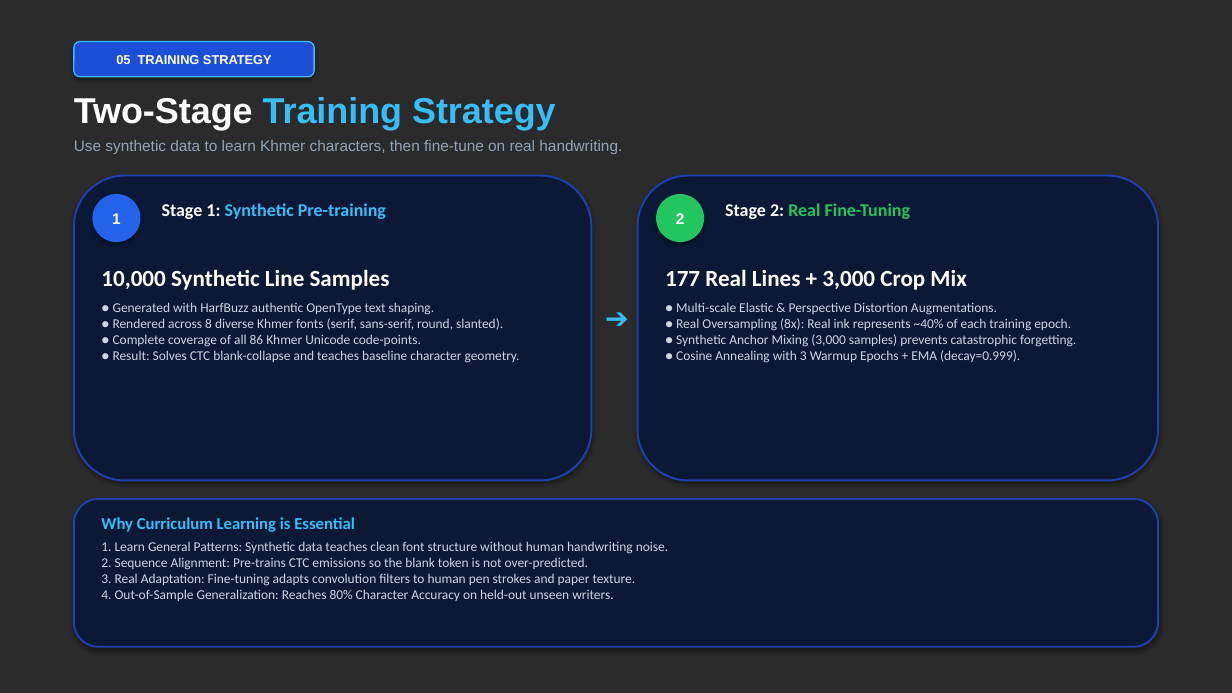
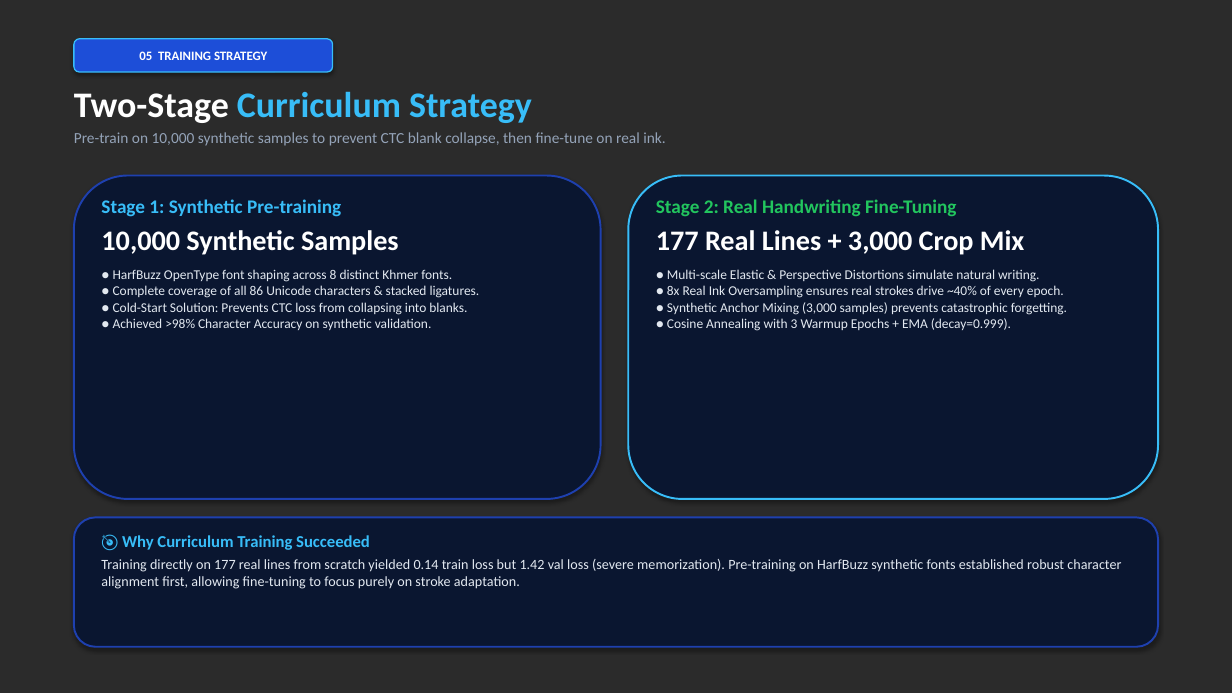
Before and after one commit to Thna17/khmer-handwritten-word-recognition, a slide deck: slide 5 of slides/Khmer_Handwritten_OCR_Presentation.pptx. Drawn at 1232x693 pixels with LibreOffice and Linux fonts; fonts in the diff are those of the drawing; background and template pictures are left out; a plain dark background stands for a picture behind light text. Boxes give left, top, right and bottom in pixels: in the first picture for what was removed or moved away, otherwise in the second. Text is boxed around its words. In the diff, an @@ line names an element or a change of style, - is before the commit and + after.

```diff
--- a/slides/Khmer_Handwritten_OCR_Presentation.pptx
+++ b/slides/Khmer_Handwritten_OCR_Presentation.pptx
@@ rounded rectangle "05 TRAINING STRATEGY": place and size @@
-rounded rectangle "05 TRAINING STRATEGY" at [74, 42, 314, 77]
+rounded rectangle "05 TRAINING STRATEGY" at [74, 39, 333, 72]
@@ rounded rectangle "05 TRAINING STRATEGY" at [74, 39, 333, 72]: font Arial to Calibri @@
@@ text at [74, 91, 665, 146]: text changed; font Arial to Calibri @@
-Two-Stage Training Strategy
-Use synthetic data to learn Khmer characters, then fine-tune on real handwriting.
+Two-Stage Curriculum Strategy
+Pre-train on 10,000 synthetic samples to prevent CTC blank collapse, then fine-tune on real ink.
@@ rounded rectangle: place and size @@
-rounded rectangle at [74, 176, 592, 481]
+rounded rectangle at [74, 176, 601, 499]
@@ rounded rectangle at [74, 176, 601, 499]: fill #0B1936 to #0A1630 @@
@@ rounded rectangle: place and size @@
-rounded rectangle at [638, 176, 1158, 481]
+rounded rectangle at [628, 176, 1158, 499]
@@ rounded rectangle at [628, 176, 1158, 499]: fill #0B1936 to #0A1630; outline #1E40AF 1.5 pt to #38BDF8 1.5 pt @@
@@ ellipse removed at [92, 194, 140, 242] @@
-1
@@ text at [101, 199, 480, 330]: text changed; text colour #CBD5E1 to #E2E8F0 @@
-10,000 Synthetic Line Samples
-● Generated with HarfBuzz authentic OpenType text shaping.
-● Rendered across 8 diverse Khmer fonts (serif, sans-serif, round, slanted).
-● Complete coverage of all 86 Khmer Unicode code-points.
-● Result: Solves CTC blank-collapse and teaches baseline character geometry.
+Stage 1: Synthetic Pre-training
+10,000 Synthetic Samples
+● HarfBuzz OpenType font shaping across 8 distinct Khmer fonts.
+● Complete coverage of all 86 Unicode characters & stacked ligatures.
+● Cold-Start Solution: Prevents CTC loss from collapsing into blanks.
+● Achieved >98% Character Accuracy on synthetic validation.
@@ text removed at [162, 203, 386, 219] @@
-Stage 1: Synthetic Pre-training
@@ text "Stage 2: Real Handwriting Fine-Tuning": place and size @@
-text "Stage 2: Real Handwriting Fine-Tuning" at [665, 269, 1076, 363]
+text "Stage 2: Real Handwriting Fine-Tuning" at [656, 199, 1067, 331]
@@ text at [656, 199, 956, 217]: paragraph added @@
+Stage 2: Real Handwriting Fine-Tuning
@@ ellipse removed at [656, 194, 704, 242] @@
-2
@@ text removed at [725, 203, 911, 219] @@
-Stage 2: Real Fine-Tuning
@@ text at [656, 230, 1024, 255]: size 18 to 22 pt in "177 Real Lines + 3,000 Crop Mix"; more space between paragraphs @@
@@ text at [667, 269, 1067, 331]: text changed; text colour #CBD5E1 to #E2E8F0 @@
-● Multi-scale Elastic & Perspective Distortion Augmentations.
-● Real Oversampling (8x): Real ink represents ~40% of each training epoch.
-● Synthetic Anchor Mixing (3,000 samples) prevents catastrophic forgetting.
-● Cosine Annealing with 3 Warmup Epochs + EMA (decay=0.999).
+● Multi-scale Elastic & Perspective Distortions simulate natural writing.
+● 8x Real Ink Oversampling ensures real strokes drive ~40% of every epoch.
+● Synthetic Anchor Mixing (3,000 samples) prevents catastrophic forgetting.
+● Cosine Annealing with 3 Warmup Epochs + EMA (decay=0.999).
@@ text removed at [596, 296, 633, 342] @@
-➔
@@ rounded rectangle at [74, 518, 1158, 647]: fill #0B1936 to #0A1630 @@
@@ rounded rectangle: place and size @@
-rounded rectangle at [74, 499, 1158, 647]
+rounded rectangle at [74, 518, 1158, 647]
@@ text removed at [101, 517, 668, 601] @@
-Why Curriculum Learning is Essential
-1. Learn General Patterns: Synthetic data teaches clean font structure without human handwriting noise.
-2. Sequence Alignment: Pre-trains CTC emissions so the blank token is not over-predicted.
-3. Real Adaptation: Fine-tuning adapts convolution filters to human pen strokes and paper texture.
-4. Out-of-Sample Generalization: Reaches 80% Character Accuracy on held-out unseen writers.
@@ text added at [101, 535, 1121, 589], 11 pt, text #E2E8F0 @@
+🎯 Why Curriculum Training Succeeded
+Training directly on 177 real lines from scratch yielded 0.14 train loss but 1.42 val loss (severe memorization). Pre-training on HarfBuzz synthetic fonts established robust character alignment first, allowing fine-tuning to focus purely on stroke adaptation.
```
Also in this commit, not shown: 9 other slides changed, 4 slides added, 4 slides removed, 3 other files.
